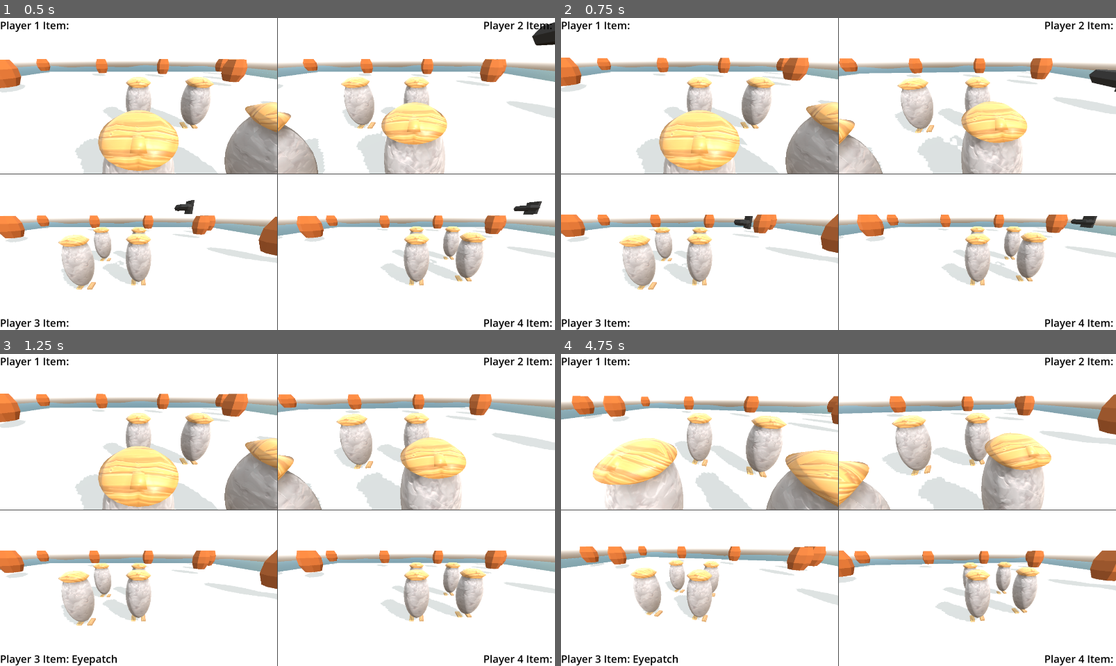
Above: before the commit, frames 1-4 (two rows, left to right).
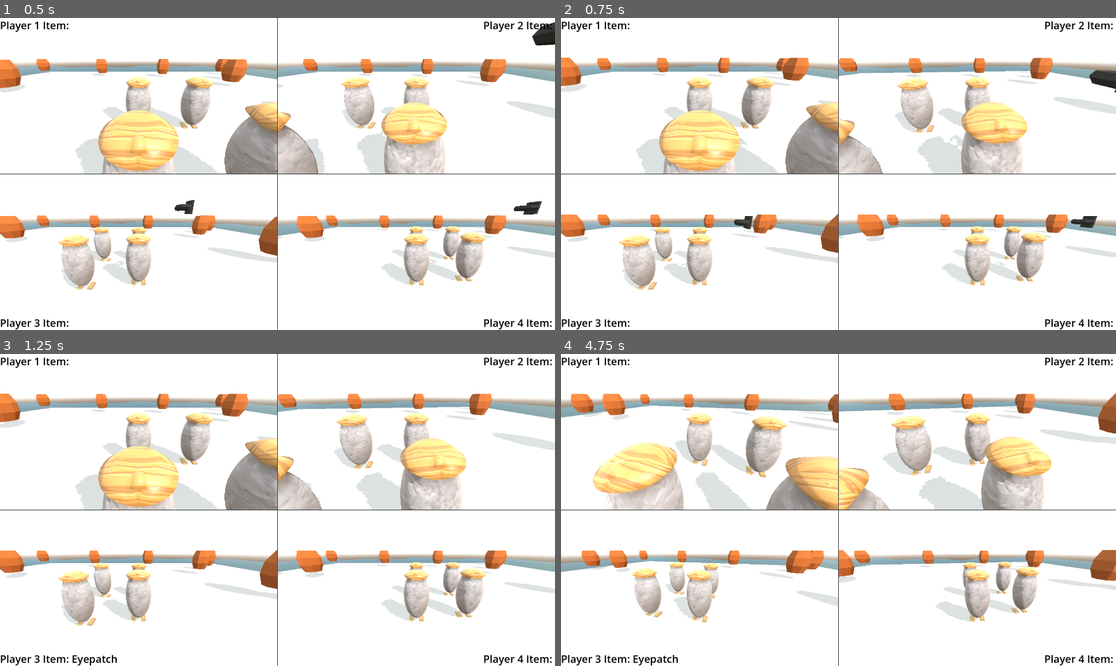
Above: after the commit, the same moments.

Repository: SofiaTilde/wrecked-DH2650-spel-project
Game: Godot game, scene res://node_3d.tscn
Same seed, same stepped clock (60 frames per second), same inputs: the game is played once before the commit and once after it.
Inputs (mouse positions are in pixels of both pictures, inside the frame that each line leads up to):
- Up to frame 1 (0.5 s): no input
- Up to frame 2 (0.75 s): move the mouse to (866, 174) at 0.52 s
- Up to frame 3 (1.25 s): no input
- Up to frame 4 (4.75 s): move the mouse to (810, 510) at 1.27 s; move the mouse to (849, 503) at 2.02 s; move the mouse to (832, 516) at 2.77 s; move the mouse to (877, 513) at 3.52 s; move the mouse to (794, 506) at 4.27 s

Frame 1 is identical in both runs. In frame 2, 0.5% of the frame differs, in the area x 50-100%, y 12-50%; in frame 3, 0.7%; in frame 4, 11%, in the area x 0-100%, y 12-87%.

Commit message:
Added camera smoothing

Diff:
--- a/wrecked/node_3d.tscn
+++ b/wrecked/node_3d.tscn
@@ -68,7 +68,6 @@
 [node name="Player" parent="GridContainer/SubViewportContainer/SubViewport" instance=ExtResource("1_a202f")]
 transform = Transform3D(1, 0, 0, 0, 1, 0, 0, 0, 1, 0, 2, 0)
 axis_lock_angular_y = true
-player_id = 1
 
 [node name="Label" type="Label" parent="GridContainer/SubViewportContainer/SubViewport"]
 offset_right = 199.0
--- a/wrecked/player_controller.gd
+++ b/wrecked/player_controller.gd
@@ -5,7 +5,7 @@
 const JUMP_VELOCITY = 9.5
 const JUMPACCELERATION = 2.5
 const JUMPDEACCELERATION = 0.5
-const PUSH_FORCE = 1.6
+const PUSH_FORCE = 0.8
 const CAMERA_DEADZONE := 0.1
 const ACCELERATION =2.5
 const DEACCELERATION =1.5
@@ -16,16 +16,15 @@
 var mouse_sensitivity :=0.001
 var twist_input := 0.0
 var pitch_input := 0.0
-
 @onready var model = $PlaceholderCharacter
 
 @onready var twist_pivot = $TwistPivot
 @onready var pitch_pivot = $TwistPivot/PitchPivot
 @onready var label_node = get_parent().get_node("Label")
-
+@onready var Camera = $TwistPivot/PitchPivot/Camera3D
 
 @export var player_id = 1 #p1 är default val! Ändra per spelar node i inspector!var fall_multiplier: float = 0.5var jump_cut_multiplier: float = 0.8
-
+@export var camera_smoothing_rate = 0.1
 #animation player:
 var ap: AnimationPlayer
 
@@ -42,34 +41,44 @@
 #_physics då det är en Characterbody3d, kallas kontinuerligt.
 func _physics_process(delta: float) -> void:
 
-
 	#Camera
 	var cam_dir = Input.get_vector("camera_move_right_%s" % [player_id], "camera_move_left_%s" % [player_id], "camera_move_down_%s" % [player_id], "camera_move_up_%s" % [player_id]) #normalized [-1,1] 2d vector
+	var player_position = position
+
 	twist_input += -cam_dir.x * joystick_sensitivity
 	pitch_input += -cam_dir.y * joystick_sensitivity
 
+	#Camera rotations
 	twist_pivot.rotate_y(twist_input)
 	pitch_pivot.rotate_x(pitch_input)
-	pitch_pivot.rotation.x = clamp(pitch_pivot.rotation.x, -0.5, deg_to_rad(30)) #så kameran ej kan flippas upp och ned
-	twist_input = 0.0
-	pitch_input = 0.0
+	#så kameran ej kan flippas upp och ned
+	#applied interpolation
+	pitch_pivot.rotation.x = lerp_angle(clamp(pitch_pivot.rotation.x, -0.5, deg_to_rad(30)),rotation.x,0.1)
+	twist_pivot.rotation.z = lerp_angle(clamp(twist_pivot.rotation.z, -0.5, deg_to_rad(30)),rotation.z,0.1)
+	twist_input  = lerp(twist_pivot.rotation.x,0.0,0.1)
+	pitch_input  = lerp(pitch_pivot.rotation.z,0.0,0.1)
+	# Camera position
+
 	var player_velocity = velocity
 	var jump_state_adv = player_jump_adv(player_velocity.y,delta)
 	#movement/running
 	#New: now use Input Map and Deadzone is set in Input Map
+	var cam_basis: Basis = twist_pivot.global_transform.basis #transformera från world coords till cam coords
 	var input_dir := Vector2.ZERO
+	var camera_pos = Camera.position
 	input_dir = Input.get_vector("move_left_%s" % [player_id], "move_right_%s" % [player_id], "move_forward_%s" % [player_id], "move_back_%s" % [player_id]) #vec2 (x(L/R) och zdir(forw/backw))
-
-	var cam_basis: Basis = twist_pivot.global_transform.basis #transformera från world coords till cam coords
+	var cam_pos = Camera.position
 	# rörelse relativt till kamera
 	var forward := cam_basis.z #3d vec i cams dir
 	var right := cam_basis.x
 	var direction := (right * input_dir.x + forward * input_dir.y).normalized() #dir man rör sig i i cam coords
 
+	var smooth_target_pos = global_transform.origin -(player_position*direction).normalized()*0.1
+	camera_pos = smooth_target_pos
+	twist_pivot.global_transform.origin = twist_pivot.global_transform.origin.lerp(smooth_target_pos, camera_smoothing_rate)
 	#För att rotera karaktären längs riktningen hen går i
 	var target_rotation = atan2(direction.x, direction.z) #i radian, rotation angle
-
-#acceleration case
+	#acceleration case
 	if direction != Vector3.ZERO:
 		player_velocity = player_velocity.lerp(direction*SPEED, ACCELERATION*delta)
 		model.rotation.y = lerp_angle(model.rotation.y, target_rotation, delta * 10.0)
@@ -90,10 +99,9 @@
 		Input.mouse_mode = Input.MOUSE_MODE_VISIBLE
 
 
-
+	var offset = Vector3(5.0,5.0,5.0)
 	move_and_slide() #rörelse enligt velocity mm.
 	apply_push_to_other_players() #används för att sköta collisions
-
 	#use item
 	if Input.is_action_just_pressed("use_item_%s" % [player_id]):
 		update_item_label(" ")
@@ -142,6 +150,7 @@
 func _unhandled_input(event: InputEvent) -> void:
 	if event is InputEventMouseMotion:
 		if Input.mouse_mode == Input.MOUSE_MODE_CAPTURED:
+
 			twist_input = -event.relative.x * mouse_sensitivity
 			pitch_input = -event.relative.y * mouse_sensitivity
 
Not shown, added: wrecked/player.tscn1731196606.tmp
Not shown, added: wrecked/player.tscn1755708531.tmp
Not shown, added: wrecked/player.tscn1761743891.tmp
Not shown, added: wrecked/player.tscn1769757614.tmp
Not shown, added: wrecked/player.tscn1790442742.tmp
Not shown, added: wrecked/player.tscn3162553445.tmp
Not shown, added: wrecked/player.tscn5268273346.tmp
Not shown, added: wrecked/player.tscn6059177232.tmp
Not shown, added: wrecked/player.tscn6081027956.tmp
Not shown, added: wrecked/player.tscn6108281531.tmp
Not shown, added: wrecked/player.tscn9019549720.tmp
Not shown, added: wrecked/player.tscn9027263027.tmp
(and 2 more such lines)
